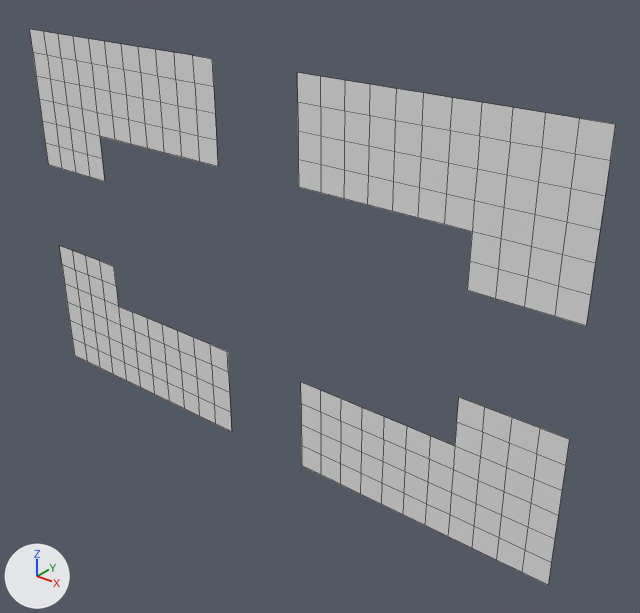
A saved change to the OBJ model MardukGame/Assets/Tiled2Unity/Meshes/caveChunk1.obj.
Both versions are drawn from a 50 mm lens placed at (-1252.0, -1478.0, -389.0), pointed at (-2488.0, 67.0, -1347.0). The lights are fixed; the arrows at lower left show +X, +Y and +Z. Mesh edges are drawn as thin lines. Where no turn or scale is listed for an object, it has been applied to the vertices.

The first picture shows 'caveChunk1'.
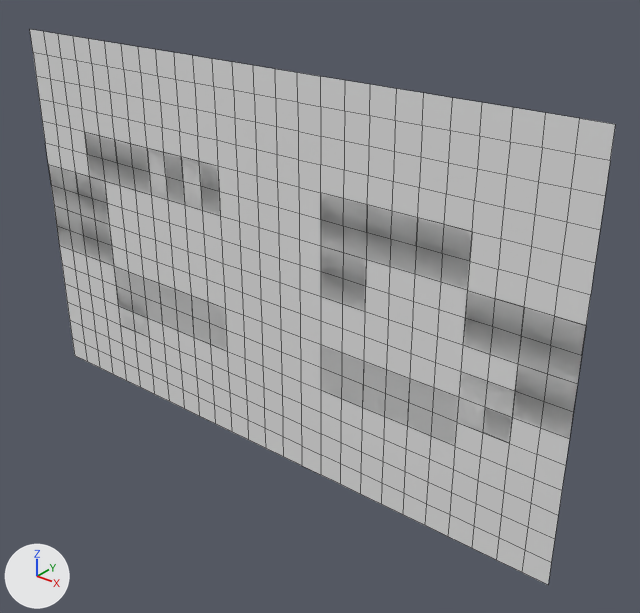
Changed parts and their boxes [x1, y1, x2, y2] in the pictures (640 x 613 px):
part 1 of me_cavechunk1, added
    after: [48, 59, 586, 466]

Diff of the bpy script that builds the scene:
```diff
--- a/MardukGame/Assets/Tiled2Unity/Meshes/caveChunk1.obj.py
+++ b/MardukGame/Assets/Tiled2Unity/Meshes/caveChunk1.obj.py
@@ me_cavechunk1 @@
 # used by ob_cavechunk1; location = (0.0, 0.0, 0.0)
-me_cavechunk1.from_pydata(...)  # 280 vertices, 208 faces; spans x -3456.0..-1792.0, y 0.0, z -1792.0..-768.0
+me_cavechunk1.from_pydata(...)  # 459 vertices, 440 faces; spans x -3456.0..-1792.0, y 0.0, z -1792.0..-768.0
+# me_cavechunk1 part 1
+# 24 new vertices lie (0.0, 0.0, -64.0) away from vertices in x -3456.0..-1792.0, y 0.0, z -1152.0..-1024.0
+# 24 new vertices lie (0.0, 0.0, -64.0) away from vertices in x -3456.0..-1792.0, y 0.0, z -1216.0..-1088.0
+# 24 new vertices lie (0.0, 0.0, -64.0) away from vertices in x -3456.0..-1792.0, y 0.0, z -1280.0..-1152.0
+# 17 new vertices lie (-64.0, 0.0, 0.0) away from vertices in x -2496.0..-2048.0, y 0.0, z -1792.0..-768.0
+# 17 new vertices lie (-64.0, 0.0, 0.0) away from vertices in x -2560.0..-2112.0, y 0.0, z -1792.0..-768.0
+# 17 new vertices lie (-64.0, 0.0, 0.0) away from vertices in x -2624.0..-2176.0, y 0.0, z -1792.0..-768.0
+# 14 new vertices lie (0.0, 0.0, -64.0) away from vertices in x -3136.0..-2304.0, y 0.0, z -1216.0
+# 14 new vertices lie (0.0, 0.0, -64.0) away from vertices in x -3136.0..-2304.0, y 0.0, z -1280.0
+# 14 new vertices lie (0.0, 0.0, -64.0) away from vertices in x -3136.0..-2304.0, y 0.0, z -1344.0
+# 14 new vertices lie (0.0, 0.0, -64.0) away from vertices in x -3136.0..-2304.0, y 0.0, z -1408.0
+# 232 new faces join them
```
